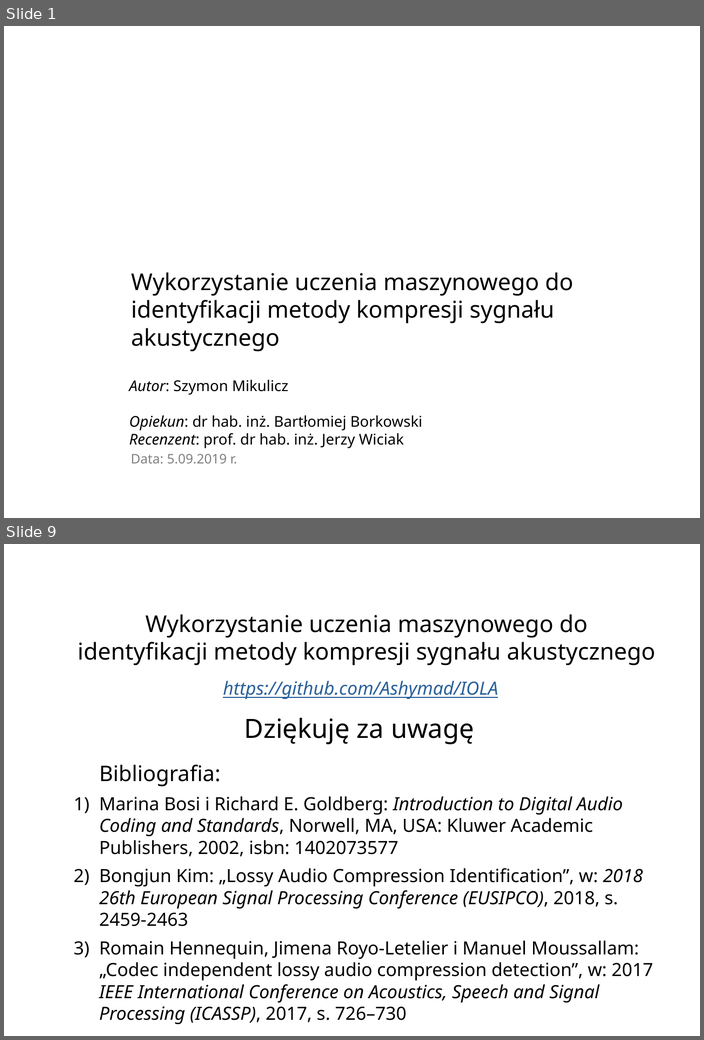
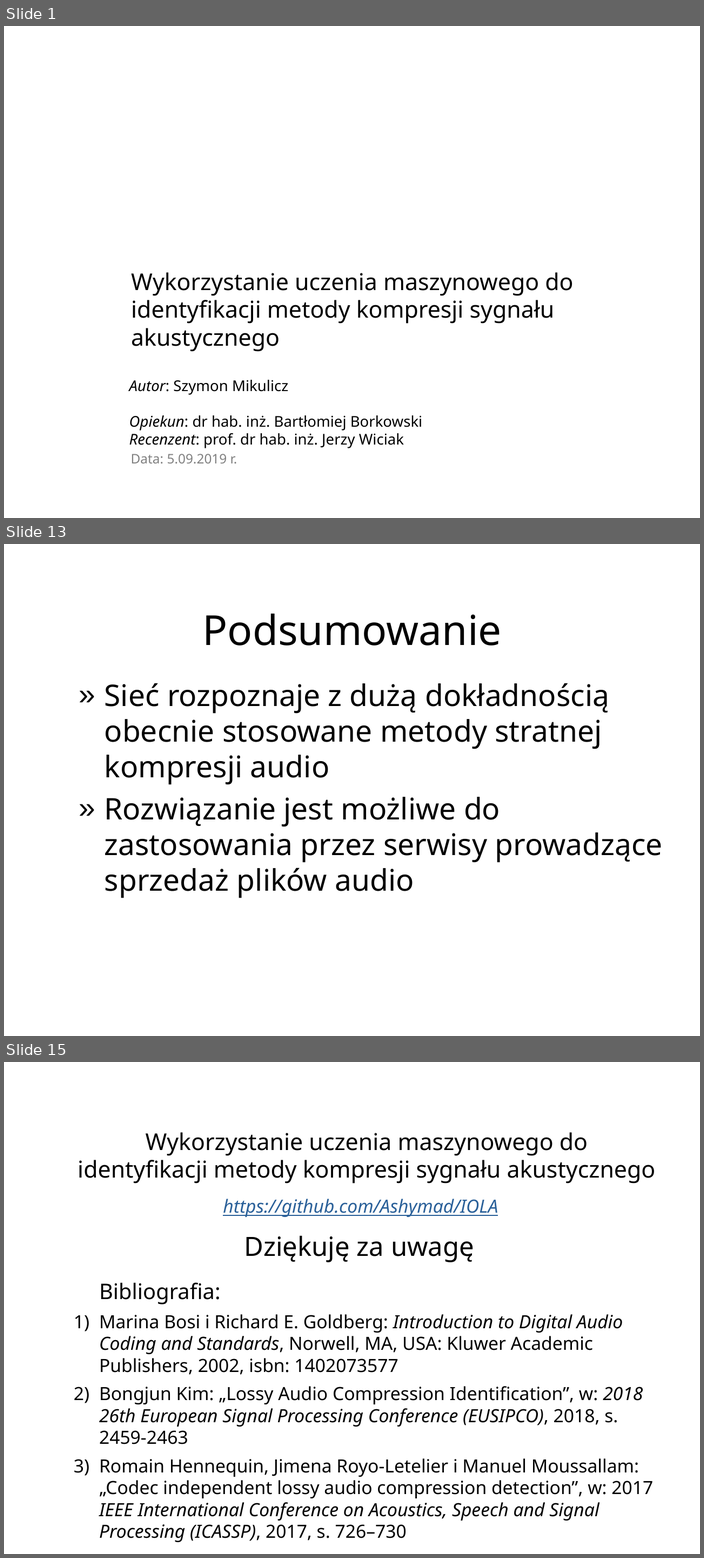
Before and after one commit to Ashymad/IOLA, a slide deck: prez/IOLAv3.odp. Shown one above the other, each under a label of ours: slides 1 and 9 before the commit, slides 1, 13 and 15 after it; the slides between them are not shown. The pictures are 704x1040 and 704x1558 pixels, drawn with LibreOffice and Linux fonts; fonts in the diff are those of the drawing; background and template pictures are left out. Boxes give left, top, right and bottom in pixels: in the first picture for what was removed or moved away, otherwise in the second. Text is boxed around its words. In the diff, an @@ line names an element or a change of style, - is before the commit and + after.

```diff
--- a/prez/IOLAv3.odp
+++ b/prez/IOLAv3.odp
@@ slide 13 added at <box>4,544,700,1036</box>, background picture (left out) @@
@@ title added at <box>202,613,501,646</box>, 50 pt, text #000000 @@
+Podsumowanie
@@ text added at <box>104,683,662,898</box>, 36 pt, text #000000 @@
+» Sieć rozpoznaje z dużą dokładnością obecnie stosowane metody stratnej kompresji audio
+» Rozwiązanie jest możliwe do zastosowania przez serwisy prowadzące sprzedaż plików audio
@@ what was slide 9 is now slide 15 @@
```
Also in this commit, not shown: 2 slides changed, 9 other slides added, 4 slides removed, 1 other file.
